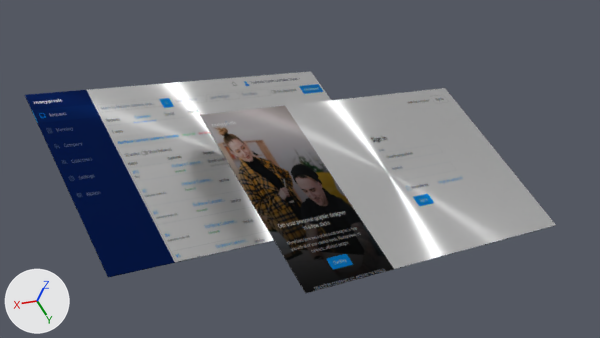
A saved change to the Blender file src/assets/imgs/manypixels-app/3d.blend.
Before and after are seen from the file's camera 'Camera'. The axes (+X, +Y, +Z) are drawn at lower left. The lights are the same throughout.
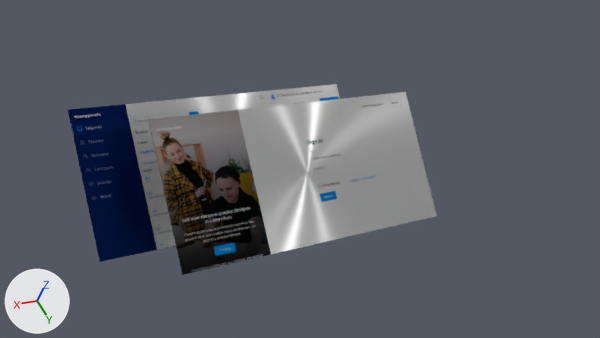
Changed parts and their boxes [x1, y1, x2, y2] in the pictures (600 x 338 px):
'Cube.001', surface changed, moved, turned, rescaled: before [200, 88, 556, 293]; after [148, 92, 437, 275]
'Cube', surface changed, moved, turned, rescaled: before [25, 71, 331, 277]; after [68, 84, 340, 262]

The change, as a list of edits to the scene's bpy script:
```text
Change mat_material:
    mat_material.roughness: 0.4 -> 0.483
    mat_material.specular_ior_level: 0.529 -> 1.0
Change mat_material_013:
    mat_material_013.roughness: 0.4 -> 0.497
    mat_material_013.specular_ior_level: 0.529 -> 1.0
Change ob_cube:
    ob_cube.location: (0.0, 0.0, 0.0) -> (0.0, 0.3, 0.0)
    ob_cube.rotation_euler: (0.0, 0.0, 0.0) -> (-0.524, 0.0, 0.0)  # degrees (0, 0, 0) -> degrees (-30, 0, 0)
    ob_cube.scale: (5.5, 3.5, 0.01) -> (5.0, 2.25, 0.01)
Change ob_cube_001:
    ob_cube_001.location: (-4.65, 2.47, 0.97) -> (-1.63, 1.9, 0.97)
    ob_cube_001.rotation_euler: (0.0, 0.0, 0.0) -> (-0.524, 0.0, 0.0)  # degrees (0, 0, 0) -> degrees (-30, 0, 0)
    ob_cube_001.scale: (5.5, 3.5, 0.01) -> (5.0, 2.25, 0.01)
```
